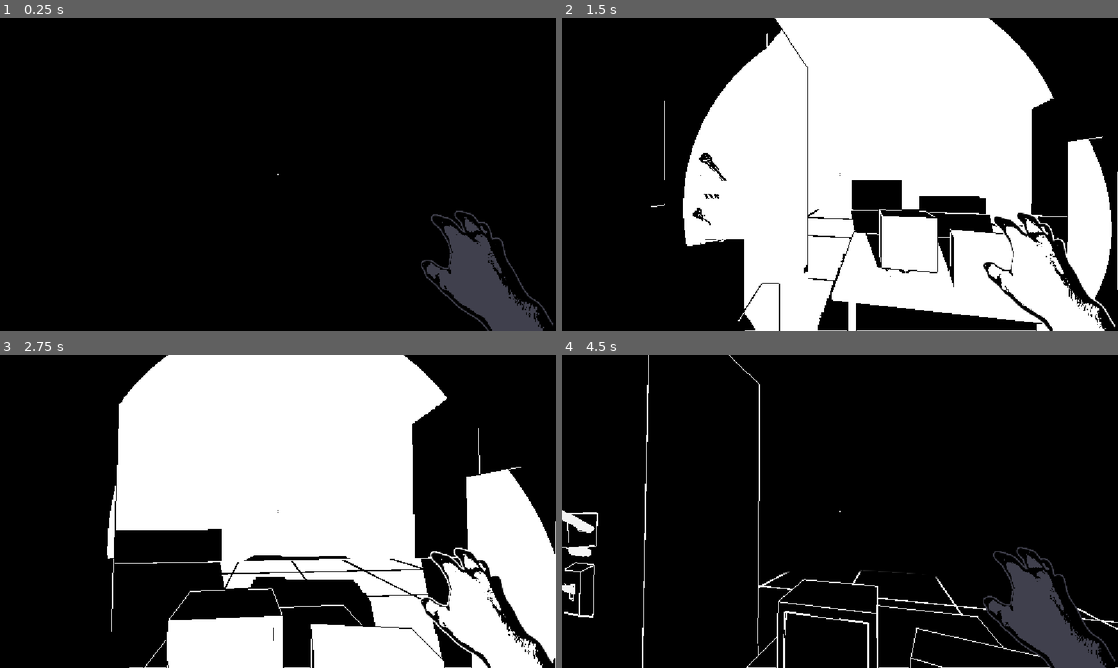
Above: before the commit, frames 1-4 (two rows, left to right).
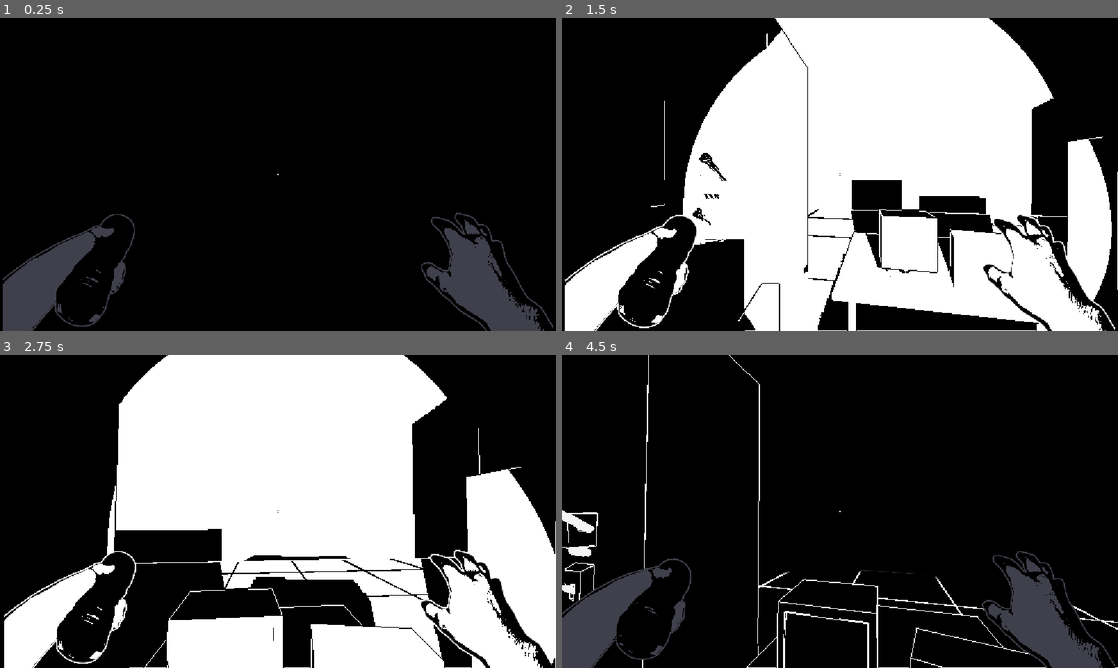
Above: after the commit, the same moments.

Repository: gpwid/gamejam-dinamik21-sparklestudios
Game: Godot game, scene res://scenes/level/test_world.tscn
Two runs of this game, one before a commit and one after it. Both use one fixed random seed, a clock stepped at 60 frames per second and the inputs below.
Inputs (mouse positions are in pixels of both pictures, inside the frame that each line leads up to):
- Up to frame 1 (0.25 s): no input
- Up to frame 2 (1.5 s): tap Enter at 0.5 s; move the mouse to (867, 174) at 0.52 s; press the mouse at (867, 174) at 0.53 s; hold W (move_forward) from 0.53 s (still down); move the mouse to (812, 174) at 1.27 s; release the mouse at (812, 174) at 1.28 s; tap E (interact) at 1.35 s
- Up to frame 3 (2.75 s): keep holding W (move_forward); click (250, 511) at 1.55 s; move the mouse to (289, 505) at 2.02 s; hold Shift (sprint) from 2.03 s (still down); click (289, 505) at 2.3 s
- Up to frame 4 (4.5 s): keep holding W (move_forward); move the mouse to (834, 517) at 2.77 s; release Shift (sprint) at 2.78 s; click (834, 517) at 2.85 s; move the mouse to (878, 514) at 3.52 s; hold Right mouse button (wall_tap) 3.53-4.28 s; click (878, 514) at 3.8 s; move the mouse to (795, 508) at 4.27 s; click (795, 508) at 4.35 s

The runs differ from the first frame. In frame 1, 4.2% of the frame differs, in the area x 0-100%, y 61-100%; in frame 2, 4.3%; in frame 3, 4.3%; in frame 4, 4.5%.

Commit message:
feat: left hand sprite and bug fixes

Diff:
--- a/scenes/characters/view_model.tscn
+++ b/scenes/characters/view_model.tscn
@@ -3,7 +3,8 @@
 [ext_resource type="Texture2D" uid="uid://ip6dcl8370nm" path="res://assets/sprites/righthand_idle.png" id="1_tex"]
 [ext_resource type="Script" uid="uid://dbnc22y2j2vjr" path="res://scripts/characters/view_model.gd" id="2_script"]
 [ext_resource type="Script" uid="uid://bxrentakmumd0" path="res://scripts/ui/reticle.gd" id="3_reticle"]
-[ext_resource type="Shader" path="res://assets/material/vignette.gdshader" id="4_vignette"]
+[ext_resource type="Shader" uid="uid://b773s2f7yf53h" path="res://assets/material/vignette.gdshader" id="4_vignette"]
+[ext_resource type="Texture2D" uid="uid://cuk31jjd4ml47" path="res://assets/sprites/lefthand_flashlight.png" id="5_lefthand"]
 
 [sub_resource type="ShaderMaterial" id="ShaderMaterial_vig"]
 shader = ExtResource("4_vignette")
@@ -22,7 +23,6 @@
 grow_horizontal = 2
 grow_vertical = 2
 mouse_filter = 2
-color = Color(1, 1, 1, 1)
 
 [node name="Reticle" type="Control" parent="." unique_id=654341579]
 layout_mode = 3
@@ -36,7 +36,31 @@
 mouse_filter = 2
 script = ExtResource("3_reticle")
 
-[node name="HandContainer" type="Control" parent="." unique_id=2136438044]
+[node name="LeftHandContainer" type="Control" parent="." unique_id=-1158529251]
+layout_mode = 3
+anchors_preset = 2
+anchor_top = 1.0
+anchor_bottom = 1.0
+offset_left = 5.0
+offset_top = -315.0
+offset_right = 285.0
+offset_bottom = 45.0
+grow_vertical = 0
+mouse_filter = 2
+
+[node name="LeftHandTexture" type="TextureRect" parent="LeftHandContainer" unique_id=1988246704]
+layout_mode = 1
+anchors_preset = 15
+anchor_right = 1.0
+anchor_bottom = 1.0
+grow_horizontal = 2
+grow_vertical = 2
+mouse_filter = 2
+texture = ExtResource("5_lefthand")
+expand_mode = 1
+stretch_mode = 5
+
+[node name="RightHandContainer" type="Control" parent="." unique_id=2136438044]
 layout_mode = 3
 anchors_preset = 3
 anchor_left = 1.0
@@ -44,14 +68,14 @@
 anchor_right = 1.0
 anchor_bottom = 1.0
 offset_left = -285.0
-offset_top = -320.0
+offset_top = -315.0
 offset_right = -5.0
-offset_bottom = 40.0
+offset_bottom = 45.0
 grow_horizontal = 0
 grow_vertical = 0
 mouse_filter = 2
 
-[node name="HandTexture" type="TextureRect" parent="HandContainer" unique_id=988246703]
+[node name="HandTexture" type="TextureRect" parent="RightHandContainer" unique_id=988246703]
 layout_mode = 1
 anchors_preset = 15
 anchor_right = 1.0
--- a/scripts/characters/player.gd
+++ b/scripts/characters/player.gd
@@ -254,12 +254,27 @@
 			is_overheated = false
 			current_heat = 0.0
 			overheat_timer = 0.0
-			if view_model and view_model.has_method("play_overheat_warning"):
-				view_model.play_overheat_warning(false)
+			if view_model:
+				if view_model.has_method("update_flashlight_visual"):
+					view_model.update_flashlight_visual(is_flashlight_on)
+				if view_model.has_method("play_overheat_warning"):
+					view_model.play_overheat_warning(false)
 		print("[DEBUG] Infinite Flashlight: ", "AKTIF (Permanen)" if debug_infinite_flashlight else "NONAKTIF")
 
 	# 4. Toggle Flashlight + Ignition Heat Spike (Anti-Feathering)
 	if event.is_action_pressed("toggle_flashlight"):
+		# Animasi klik tangan kiri SELALU dimainkan setiap tombol ditekan (bahkan saat overheat / spam panik)
+		if view_model and view_model.has_method("play_flashlight_click"):
+			view_model.play_flashlight_click()
+
+		# Suara klik tombol saklar senter selalu berbunyi mekanis
+		if flashlight_player:
+			flashlight_player.pitch_scale = randf_range(0.95, 1.05)
+			if switch_sound:
+				flashlight_player.stream = switch_sound
+			if flashlight_player.stream:
+				flashlight_player.play()
+
 		if is_overheated:
 			if debug_infinite_flashlight:
 				is_overheated = false
@@ -274,13 +289,6 @@
 		flicker_timer = 0.0
 		is_flicker_dark = false
 		cooling_delay_timer = COOLING_DELAY
-
-		if flashlight_player:
-			flashlight_player.pitch_scale = randf_range(0.95, 1.05)
-			if switch_sound:
-				flashlight_player.stream = switch_sound
-			if flashlight_player.stream:
-				flashlight_player.play()
 
 		if is_flashlight_on and not debug_infinite_flashlight:
 			current_heat += IGNITION_HEAT_SPIKE
@@ -525,8 +533,11 @@
 			is_overheated = false
 			current_heat = 0.0
 			print("Senter pulih dari overheat!")
-			if view_model and view_model.has_method("play_overheat_warning"):
-				view_model.play_overheat_warning(false)
+			if view_model:
+				if view_model.has_method("update_flashlight_visual"):
+					view_model.update_flashlight_visual(false)
+				if view_model.has_method("play_overheat_warning"):
+					view_model.play_overheat_warning(false)
 		return
 
 	if is_flashlight_on:
@@ -607,8 +618,11 @@
 	flicker_timer = 0.0
 	overheat_timer = OVERHEAT_COOLDOWN
 	print("Heat: 100.0 | OVERHEAT! Senter padam selama 4 detik.")
-	if view_model and view_model.has_method("play_overheat_warning"):
-		view_model.play_overheat_warning(true)
+	if view_model:
+		if view_model.has_method("update_flashlight_visual"):
+			view_model.update_flashlight_visual(false)
+		if view_model.has_method("play_overheat_warning"):
+			view_model.play_overheat_warning(true)
 	emit_signal("flashlight_exploded", global_position)
 
 # ==============================================================================
--- a/scripts/characters/view_model.gd
+++ b/scripts/characters/view_model.gd
@@ -1,17 +1,28 @@
 extends CanvasLayer
 class_name ViewModel
 
-@export_group("Hand Sprites")
+@export_group("Right Hand Sprites (Echolocation)")
 @export var sprite_idle: Texture2D = preload("res://assets/sprites/righthand_idle.png")
 @export var sprite_before_snap: Texture2D = preload("res://assets/sprites/righthand_before_snap.png")
 @export var sprite_after_snap: Texture2D = preload("res://assets/sprites/righthand_after_snap.png")
 
-@onready var hand_container: Control = $HandContainer
-@onready var hand_texture: TextureRect = $HandContainer/HandTexture
+@export_group("Left Hand Sprites (Flashlight)")
+@export var sprite_flashlight: Texture2D = preload("res://assets/sprites/lefthand_flashlight.png")
+@export var sprite_flashlight_click: Texture2D = preload("res://assets/sprites/lefthand_flashlight_click.png")
+
+@onready var right_hand_container: Control = get_node_or_null("RightHandContainer")
+@onready var hand_container: Control = right_hand_container
+@onready var hand_texture: TextureRect = get_node_or_null("RightHandContainer/HandTexture")
+@onready var right_hand_texture: TextureRect = hand_texture
+@onready var left_hand_container: Control = get_node_or_null("LeftHandContainer")
+@onready var left_hand_texture: TextureRect = get_node_or_null("LeftHandContainer/LeftHandTexture")
 @onready var exhaustion_vignette: ColorRect = get_node_or_null("ExhaustionVignette")
 
 var snap_tween: Tween
 var is_snapping: bool = false
+
+var click_tween: Tween
+var is_clicking: bool = false
 
 # Warna visualisasi senter
 const COLOR_LIT: Color = Color(1.0, 1.0, 1.0, 1.0)
@@ -20,6 +31,7 @@
 
 var is_flashlight_lit: bool = false
 var is_overheated_visual: bool = false
+var current_hand_color: Color = COLOR_DIM
 
 # Kelelahan (Stamina habis / Exhaustion)
 var is_exhausted: bool = false
@@ -41,6 +53,7 @@
 var breath_time: float = 0.0
 var walk_bob_time: float = 0.0
 var current_bob: Vector2 = Vector2.ZERO
+var current_left_bob: Vector2 = Vector2.ZERO
 
 func _ready() -> void:
 	if hand_texture:
@@ -48,12 +61,22 @@
 			hand_texture.texture = sprite_idle
 		_update_pivot()
 		hand_texture.resized.connect(_update_pivot)
+
+	if left_hand_texture:
+		if sprite_flashlight:
+			left_hand_texture.texture = sprite_flashlight
+		_update_pivot()
+		left_hand_texture.resized.connect(_update_pivot)
+
 	update_flashlight_visual(false)
 
 func _update_pivot() -> void:
 	if is_instance_valid(hand_texture):
-		# Titik tumpu rotasi & skala di pergelangan tangan (kanan bawah)
+		# Titik tumpu rotasi & skala di pergelangan tangan kanan (kanan bawah)
 		hand_texture.pivot_offset = hand_texture.size * Vector2(0.75, 0.95)
+	if is_instance_valid(left_hand_texture):
+		# Titik tumpu rotasi & skala di pergelangan tangan kiri (kiri bawah)
+		left_hand_texture.pivot_offset = left_hand_texture.size * Vector2(0.25, 0.95)
 
 func _process(delta: float) -> void:
 	# Update efek visual kelelahan (Vignette merah layar & tint tangan)
@@ -63,12 +86,7 @@
 	if is_instance_valid(exhaustion_vignette) and exhaustion_vignette.material is ShaderMaterial:
 		(exhaustion_vignette.material as ShaderMaterial).set_shader_parameter("vignette_intensity", exhaustion_intensity)
 
-	_update_hand_modulate()
-
-	if not is_instance_valid(hand_texture):
-		return
-	if is_snapping:
-		return
+	_update_hand_modulate(delta)
 
 	var target_bob: Vector2 = Vector2.ZERO
 
@@ -86,7 +104,18 @@
 		target_bob.y = (1.0 - cos(breath_time)) * 0.5 * BREATH_AMPLITUDE_PX
 
 	current_bob = current_bob.lerp(target_bob, clampf(10.0 * delta, 0.0, 1.0))
-	hand_texture.position = current_bob
+
+	# Bobbing tangan kiri selaras secara simetris dengan tangan kanan
+	var target_left_bob := Vector2(-target_bob.x, target_bob.y)
+	current_left_bob = current_left_bob.lerp(target_left_bob, clampf(10.0 * delta, 0.0, 1.0))
+
+	# Terapkan ke tangan kanan jika tidak sedang animasi snap
+	if is_instance_valid(hand_texture) and not is_snapping:
+		hand_texture.position = current_bob
+
+	# Terapkan ke tangan kiri jika tidak sedang animasi klik tombol
+	if is_instance_valid(left_hand_texture) and not is_clicking:
+		left_hand_texture.position = current_left_bob
 
 func set_idle(idle: bool) -> void:
 	is_idle = idle
@@ -103,22 +132,22 @@
 
 func update_flashlight_visual(is_on: bool) -> void:
 	is_flashlight_lit = is_on
-	_update_hand_modulate()
+	_update_hand_modulate(0.0)
 
 func play_overheat_warning(is_overheated: bool) -> void:
 	is_overheated_visual = is_overheated
-	_update_hand_modulate()
-
-func _update_hand_modulate() -> void:
-	if not is_instance_valid(hand_texture):
-		return
-
+	# Jika terjadi overheat maupun saat overheat berakhir, senter selalu padam (tidak boleh menyala putih)
+	is_flashlight_lit = false
+	_update_hand_modulate(0.0)
+
+func _update_hand_modulate(delta: float = 0.0) -> void:
 	var base_col: Color = COLOR_DIM
 	if is_overheated_visual:
 		base_col = COLOR_OVERHEAT
 	elif is_flashlight_lit:
 		base_col = COLOR_LIT
 
+	var final_col: Color = base_col
 	if exhaustion_intensity > 0.001:
 		# Denyut kemerahan lembut HANYA pada kanal warna RGB, Alpha DIKUNCI 1.0 (tetap 100% solid)
 		var pulse: float = 0.85 + 0.15 * sin(Time.get_ticks_msec() * 0.0043)
@@ -128,12 +157,72 @@
 			base_col.b * lerpf(0.45, 0.75, pulse),
 			1.0
 		)
-		var final_col: Color = base_col.lerp(red_tint, exhaustion_intensity)
-		final_col.a = 1.0 # Menjamin sprite tangan 100% solid tanpa transparansi
-		hand_texture.modulate = final_col
+		final_col = base_col.lerp(red_tint, exhaustion_intensity)
+		final_col.a = 1.0
 	else:
-		base_col.a = 1.0
-		hand_texture.modulate = base_col
+		final_col.a = 1.0
+
+	if delta > 0.0:
+		current_hand_color = current_hand_color.lerp(final_col, clampf(16.0 * delta, 0.0, 1.0))
+	else:
+		current_hand_color = final_col
+	current_hand_color.a = 1.0
+
+	if is_instance_valid(hand_texture):
+		hand_texture.modulate = current_hand_color
+	if is_instance_valid(left_hand_texture):
+		left_hand_texture.modulate = current_hand_color
+
+# ==============================================================================
+# ALUR ANIMASI KLIK SENTER TANGAN KIRI (SPAM-CLICK RESPONSIVE TWEEN)
+# ==============================================================================
+func play_flashlight_click() -> void:
+	if not is_instance_valid(left_hand_texture):
+		return
+
+	# 1. Reset / kill Tween sebelumnya seketika supaya spam-click sangat responsif
+	if click_tween and click_tween.is_valid():
+		click_tween.kill()
+
+	is_clicking = true
+
+	# 2. Ganti sprite seketika ke jempol menekan tombol senter
+	if sprite_flashlight_click:
+		left_hand_texture.texture = sprite_flashlight_click
+
+	# Reset rotasi & skala ke basis sebelum hentakan baru
+	left_hand_texture.rotation = 0.0
+	left_hand_texture.scale = Vector2.ONE
+
+	var base_pos: Vector2 = current_left_bob
+	# Hentakan tombol: sedikit turun & geser ke kiri (recoil / jolt)
+	var jolt_pos: Vector2 = base_pos + Vector2(-4.0, 15.0)
+
+	click_tween = create_tween()
+
+	# --- FASE 1: SNAPPY RECOIL / JOLT (Hentakan jempol menekan tombol besi senter yang berat) ---
+	click_tween.tween_property(left_hand_texture, "position", jolt_pos, 0.06).set_trans(Tween.TRANS_QUAD).set_ease(Tween.EASE_OUT)
+	click_tween.parallel().tween_property(left_hand_texture, "rotation", deg_to_rad(-3.5), 0.06).set_trans(Tween.TRANS_QUAD).set_ease(Tween.EASE_OUT)
+	click_tween.parallel().tween_property(left_hand_texture, "scale", Vector2(1.03, 0.96), 0.06).set_trans(Tween.TRANS_QUAD).set_ease(Tween.EASE_OUT)
+
+	# --- JEDA SINGKAT (~0.09s: jempol menahan tombol) ---
+	click_tween.chain().tween_interval(0.09)
+
+	# --- FASE 2: RELEASE TOMBOL (Kembalikan sprite ke lefthand_flashlight.png) ---
+	click_tween.chain().tween_callback(func():
+		if sprite_flashlight:
+			left_hand_texture.texture = sprite_flashlight
+	)
+
+	# --- FASE 3: RETURN TO IDLE (Kembalikan mulus posisi, rotasi, skala ke semula) ---
+	click_tween.chain().tween_property(left_hand_texture, "position", base_pos, 0.14).set_trans(Tween.TRANS_SINE).set_ease(Tween.EASE_OUT)
+	click_tween.parallel().tween_property(left_hand_texture, "rotation", 0.0, 0.14).set_trans(Tween.TRANS_SINE).set_ease(Tween.EASE_OUT)
+	click_tween.parallel().tween_property(left_hand_texture, "scale", Vector2.ONE, 0.14).set_trans(Tween.TRANS_SINE).set_ease(Tween.EASE_OUT)
+
+	# Selesai: buka kunci clicking agar posisi kembali dikendalikan bobbing
+	click_tween.chain().tween_callback(func():
+		is_clicking = false
+	)
 
 func play_tap_recoil() -> void:
 	# Jika sedang menjalankan snap animation, recoil sudah ditangani oleh Tween snap
Binary file added: assets/sprites/lefthand_flashlight.png
Not shown, added: assets/sprites/lefthand_flashlight.png.import
Binary file added: assets/sprites/lefthand_flashlight_click.png
Not shown, added: assets/sprites/lefthand_flashlight_click.png.import
